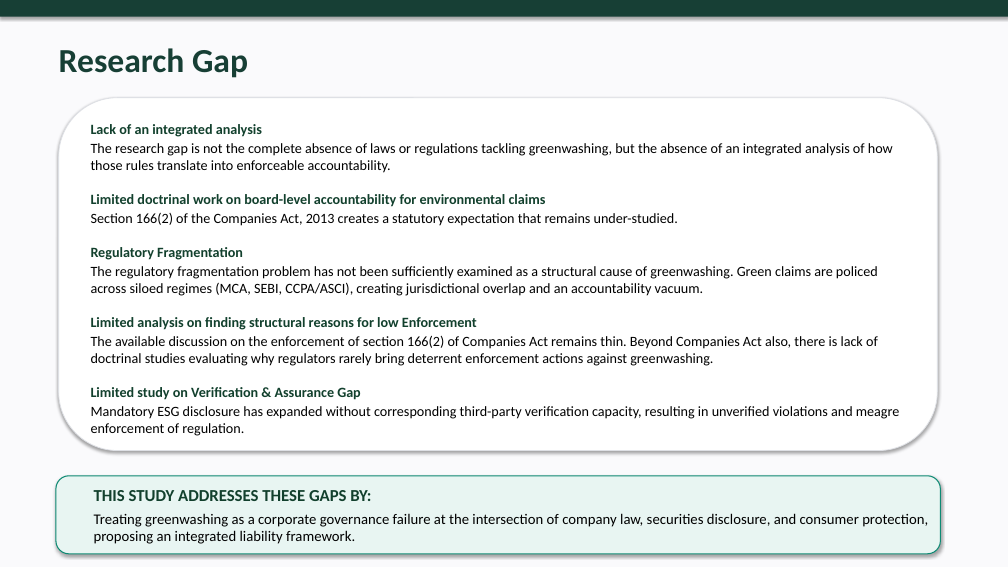
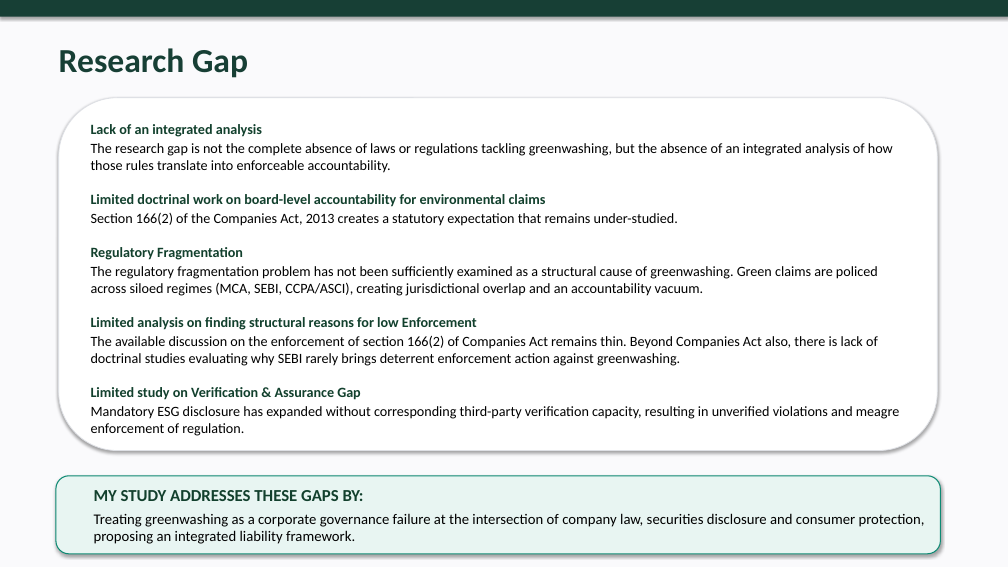
Before and after one commit to atul516/Final-VIva, a slide deck: slide 5 of Thesis Defence Presentation Final.pptx. Drawn at 1008x567 pixels with LibreOffice and Linux fonts; fonts in the diff are those of the drawing. Boxes give left, top, right and bottom in pixels: in the first picture for what was removed or moved away, otherwise in the second. Text is boxed around its words. In the diff, an @@ line names an element or a change of style, - is before the commit and + after.

```diff
--- a/Thesis Defence Presentation Final.pptx
+++ b/Thesis Defence Presentation Final.pptx
@@ text at (x1=91, y1=336, x2=878, y2=366): text changed @@
-The available discussion on the enforcement of section 166(2) of Companies Act remains thin. Beyond Companies Act also, there is lack of doctrinal studies evaluating why regulators rarely bring deterrent enforcement actions against greenwashing.
+The available discussion on the enforcement of section 166(2) of Companies Act remains thin. Beyond Companies Act also, there is lack of doctrinal studies evaluating why SEBI rarely brings deterrent enforcement action against greenwashing.
@@ text at (x1=94, y1=490, x2=925, y2=544): text changed @@
-THIS STUDY ADDRESSES THESE GAPS BY:
-Treating greenwashing as a corporate governance failure at the intersection of company law, securities disclosure, and consumer protection, proposing an integrated liability framework.
+MY STUDY ADDRESSES THESE GAPS BY:
+Treating greenwashing as a corporate governance failure at the intersection of company law, securities disclosure and consumer protection, proposing an integrated liability framework.
```
Also in this commit, not shown: 4 other slides changed.
